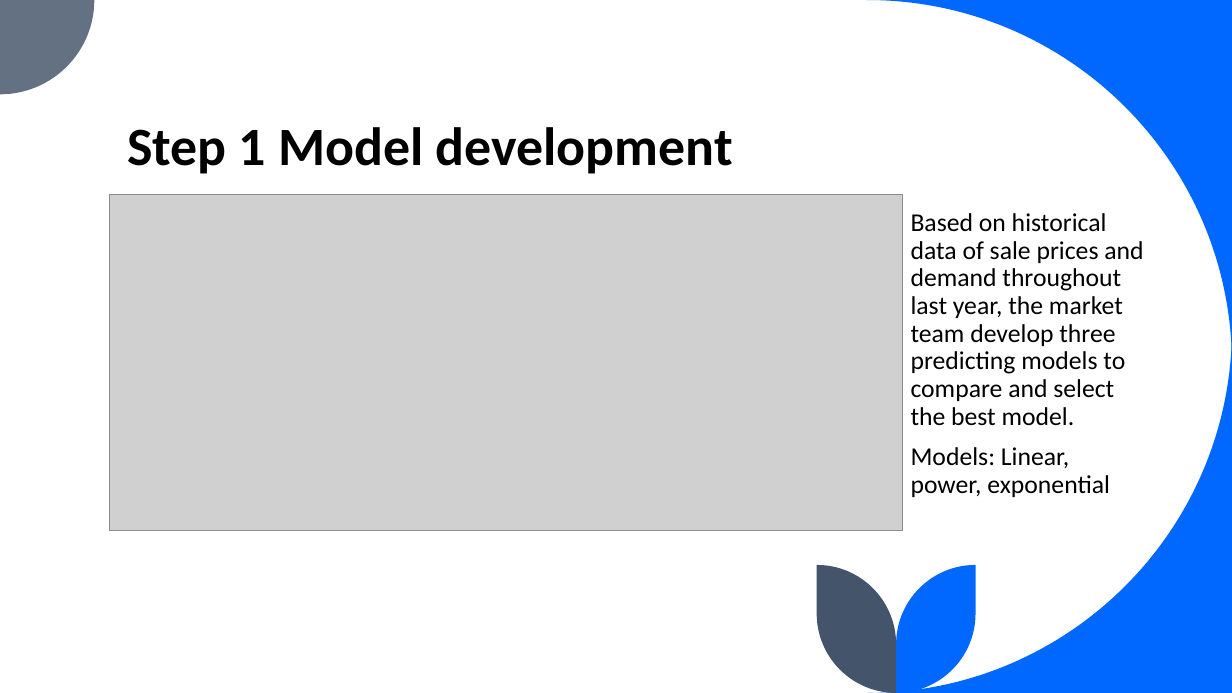
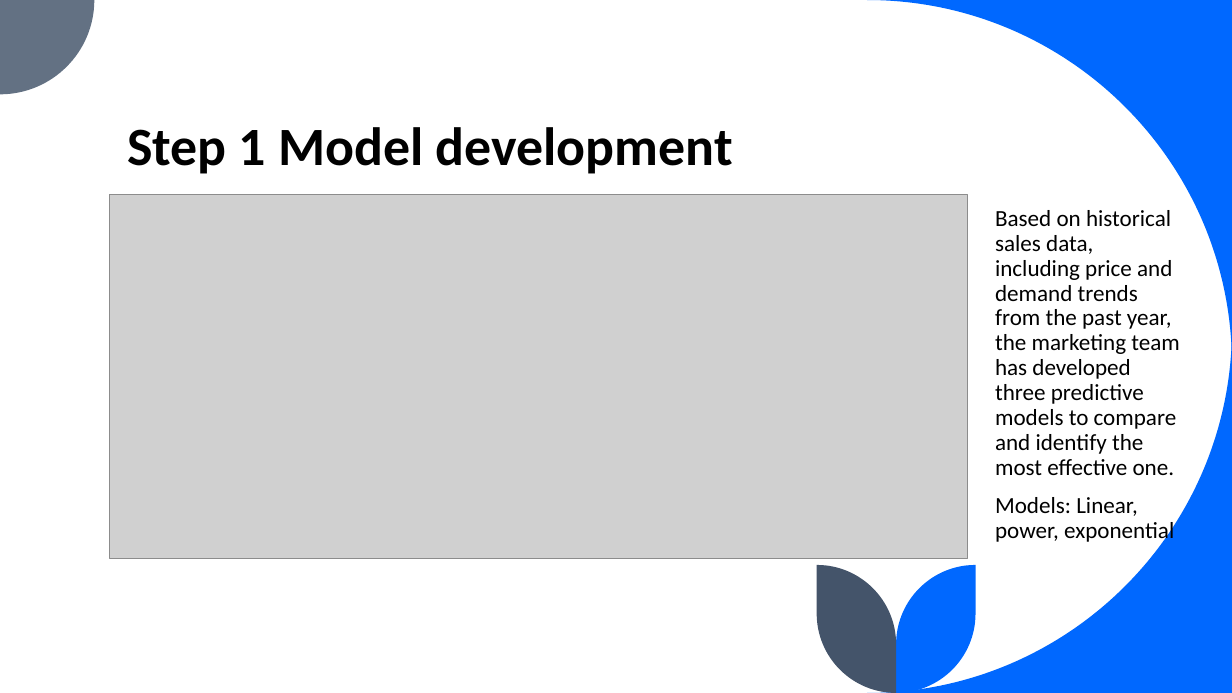
Before and after one commit to leiliu7/Data-Analytics-Data-Science-Portfolio, a slide deck: slide 4 of Smart pricing using Excel/Maximizing Profitability Through Smart Pricing Presentation.pptx. Drawn at 1232x693 pixels with LibreOffice and Linux fonts; fonts in the diff are those of the drawing; grey boxes stand for pictures. Boxes give left, top, right and bottom in pixels: in the first picture for what was removed or moved away, otherwise in the second. Text is boxed around its words. In the diff, an @@ line names an element or a change of style, - is before the commit and + after.

```diff
--- a/Smart pricing using Excel/Maximizing Profitability Through Smart Pricing Presentation.pptx
+++ b/Smart pricing using Excel/Maximizing Profitability Through Smart Pricing Presentation.pptx
@@ picture: place and size @@
-picture at [110,194,903,531]
+picture at [110,194,968,558]
@@ text "Based on historical sales data, ...": place and size @@
-text "Based on historical sales data, ..." at [911,213,1143,497]
+text "Based on historical sales data, ..." at [995,210,1179,544]
@@ text at [995,210,1179,475]: text changed; size 20 to 18 pt @@
-Based on historical data of sale prices and demand throughout last year, the market team develop three predicting models to compare and select the best model.
+Based on historical sales data, including price and demand trends from the past year, the marketing team has developed three predictive models to compare and identify the most effective one.
@@ text at [995,497,1174,544]: size 20 to 18 pt in "Models: Linear, power, exponential" @@
```
Also in this commit, not shown: 6 other slides changed.
